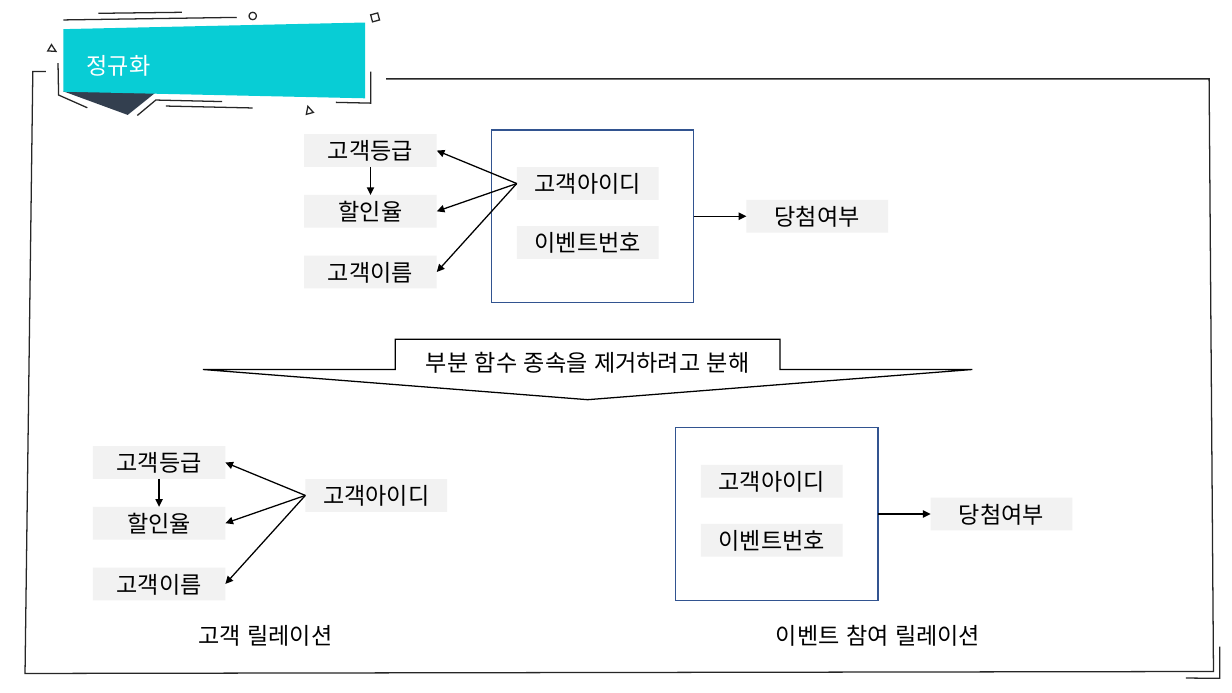
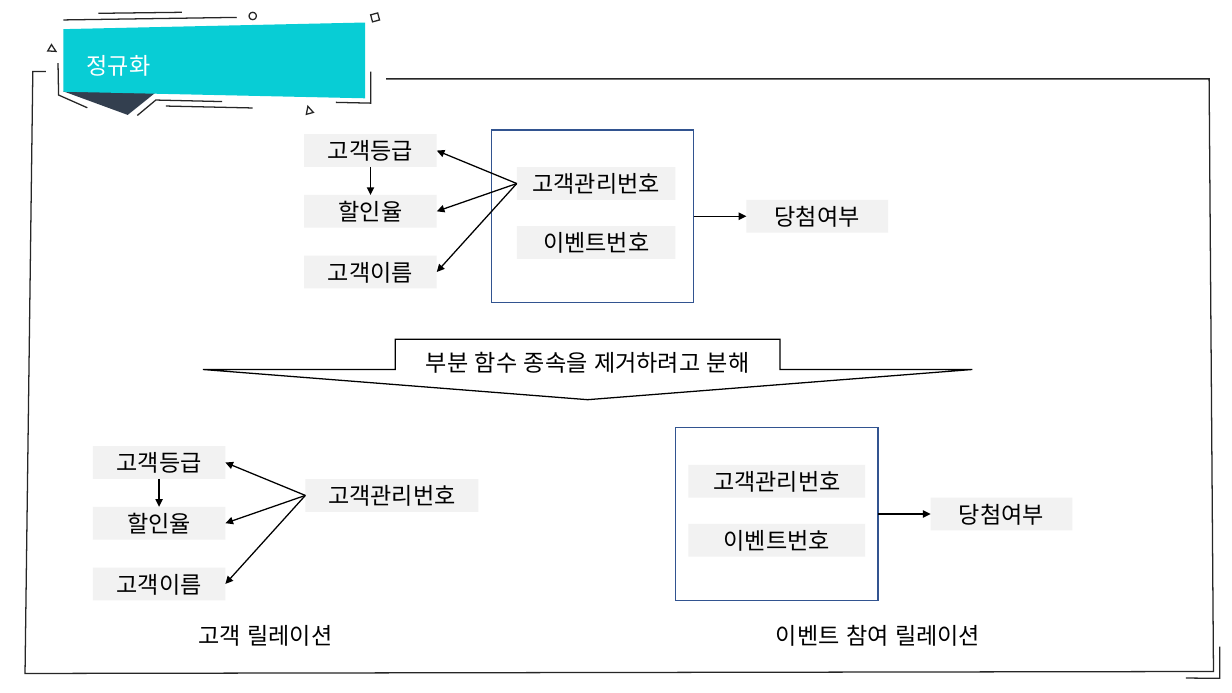
Before and after one commit to hitxid/openDatabase, a slide deck: slide 14 of database/12강 데이터베이스 정규화.pptx. Drawn at 1232x693 pixels with LibreOffice and Linux fonts; fonts in the diff are those of the drawing. Boxes give left, top, right and bottom in pixels: in the first picture for what was removed or moved away, otherwise in the second. Text is boxed around its words. In the diff, an @@ line names an element or a change of style, - is before the commit and + after.

```diff
--- a/database/12강 데이터베이스 정규화.pptx
+++ b/database/12강 데이터베이스 정규화.pptx
@@ rectangle "고객관리번호": place and size @@
-rectangle "고객관리번호" at (517, 167, 658, 200)
+rectangle "고객관리번호" at (517, 167, 676, 200)
@@ text in rectangle at (532, 173, 660, 194): text changed @@
-고객아이디
+고객관리번호
@@ rectangle "이벤트번호": place and size @@
-rectangle "이벤트번호" at (517, 226, 658, 259)
+rectangle "이벤트번호" at (517, 226, 676, 259)
@@ rectangle "고객관리번호": place and size @@
-rectangle "고객관리번호" at (306, 479, 447, 511)
+rectangle "고객관리번호" at (306, 479, 479, 511)
@@ rectangle "고객관리번호": place and size @@
-rectangle "고객관리번호" at (701, 465, 843, 497)
+rectangle "고객관리번호" at (689, 465, 865, 497)
@@ text in rectangle at (713, 471, 841, 492): text changed @@
-고객아이디
+고객관리번호
@@ text in rectangle at (328, 485, 456, 506): text changed @@
-고객아이디
+고객관리번호
@@ rectangle "이벤트번호": place and size @@
-rectangle "이벤트번호" at (701, 524, 843, 556)
+rectangle "이벤트번호" at (689, 524, 865, 556)
```
Also in this commit, not shown: 3 other slides changed, 1 slide added, 6 other files.
